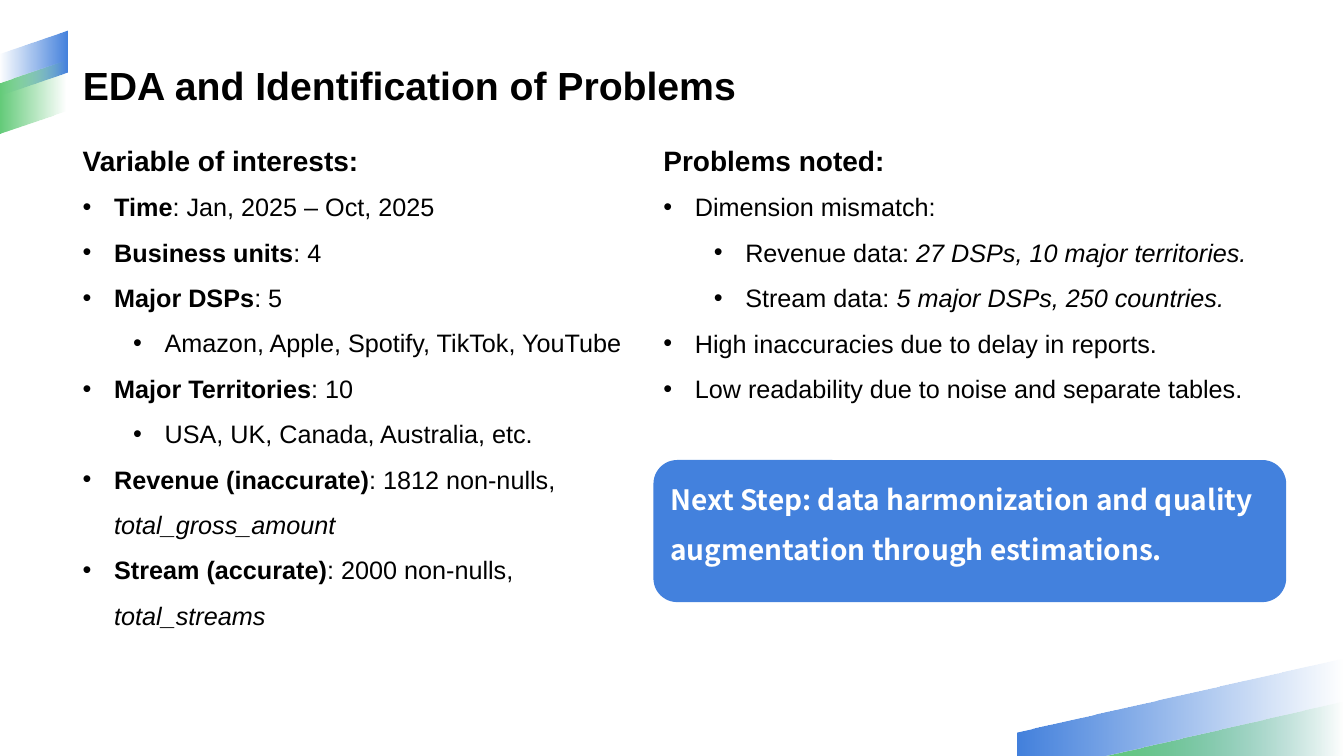
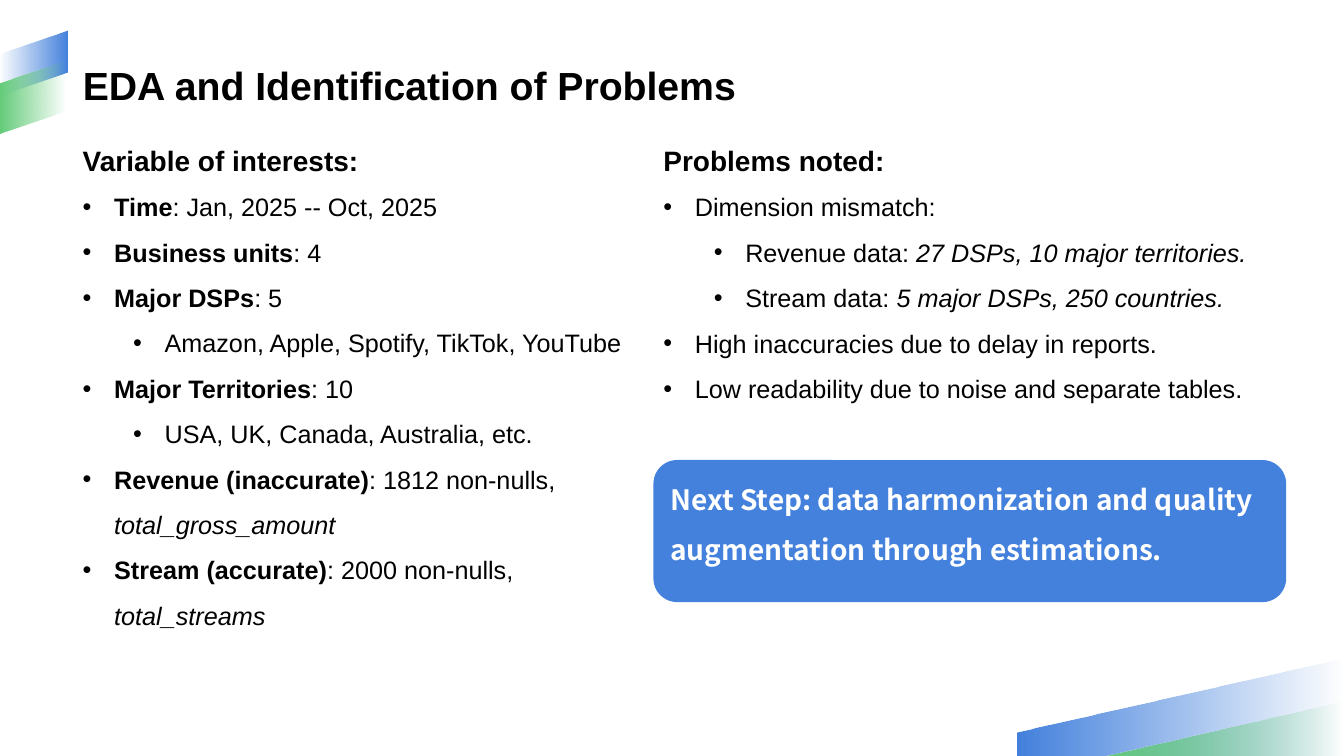
Before and after one commit to NathanPalaiologos/CMG-case-study, a slide deck: slide 3 of CMG Case Study Slide.pptx. Drawn at 1344x756 pixels with LibreOffice and Linux fonts; fonts in the diff are those of the drawing; background and template pictures are left out. Boxes give left, top, right and bottom in pixels: in the first picture for what was removed or moved away, otherwise in the second. Text is boxed around its words. In the diff, an @@ line names an element or a change of style, - is before the commit and + after.

```diff
--- a/CMG Case Study Slide.pptx
+++ b/CMG Case Study Slide.pptx
@@ text at [114,197,437,220]: text changed @@
-• Time: Jan, 2025 – Oct, 2025
+• Time: Jan, 2025 -- Oct, 2025
```
Also in this commit, not shown: 9 other slides changed, 10 other files.
